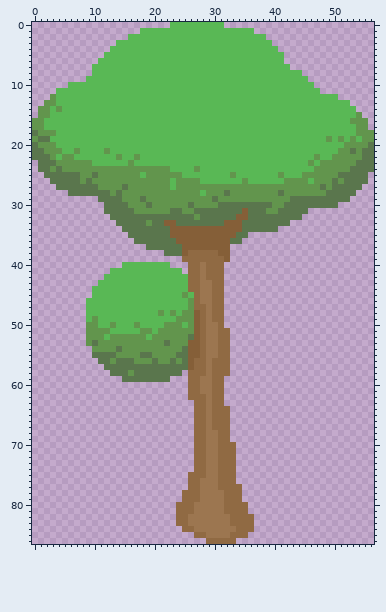
Two states of a sprite sheet, bla/Level/Décor/Prairie/arbre 2.png. The picture above was drawn from the file before the commit.
The file is 57x87 pixels.
After:
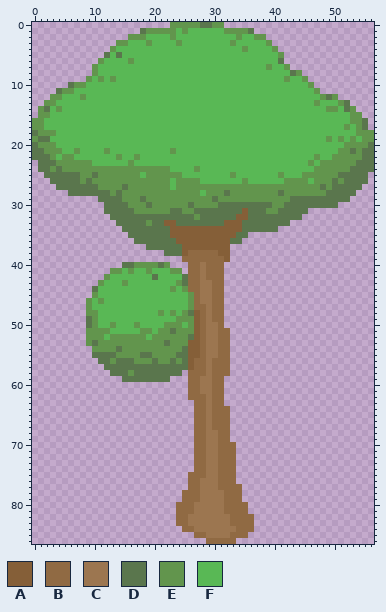
Palette (. is transparent): A #855f38  B #906a43  C #9c7650  D #5a764d  E #62954d  F #59b855
Edits made:
The author changed colour E to colour D in row 14 at x 2; in rows 16 to 17 at x 55; in row 48 at x 26; in row 50 at x 9; in row 51 at x 23.
The author changed colour F to colour D in row 0 at x 28 to 29; in row 1 at x 18 and 36; in row 5 at x 12 and 14; in row 6 at x 41; in row 8 at x 43; in row 10 at x 6.
The author changed colour F to colour D in row 11 at x 4; in row 12 at x 49; in rows 13 to 14 at x 52; in row 40 at x 15 to 16 and 21; in row 42 at x 20 and 25; in row 43 at x 25.
The author changed colour F to colour D in row 44 at x 10; in row 49 at x 9.
The author changed colour F to colour E in row 0 at x 23 to 27 and 30 to 31; in row 1 at x 19 to 23, 25 and 32 to 35; in row 2 at x 16 to 18, 23, 34 and 37 to 38; in row 3 at x 14 to 15, 19, 24, 33 and 39; in row 4 at x 13, 35 and 40; in row 5 at x 41.
The author changed colour F to colour E in row 6 at x 11 and 16; in row 7 at x 10, 39 and 42; in row 8 at x 10 and 44; in row 9 at x 9, 11, 13, 42 and 45; in row 10 at x 7 to 8 and 46; in row 11 at x 5 to 6 and 47.
The author changed colour F to colour E in row 12 at x 4, 8, 48 and 50; in row 13 at x 47 and 51; in row 14 at x 49 to 50 and 53; in row 15 at x 53; in row 17 at x 52; in row 21 at x 23.
The author changed colour F to colour E in row 40 at x 17 to 20 and 22; in row 41 at x 13 to 14, 16, 19 and 23 to 24; in row 42 at x 12; in row 43 at x 11, 15 and 24; in row 44 at x 23 and 25; in row 45 at x 10 and 26.
The author changed colour F to colour E in row 46 at x 9 and 11; in row 47 at x 9; in row 48 at x 9 to 10.
The author changed colour E to colour F in row 45 at x 25.
Boxes around the changes in both pictures, in picture pixels (x1, y1, x2, y2):
changed: (44, 22, 368, 130)
changed: (170, 148, 176, 154)
changed: (86, 262, 194, 334)
